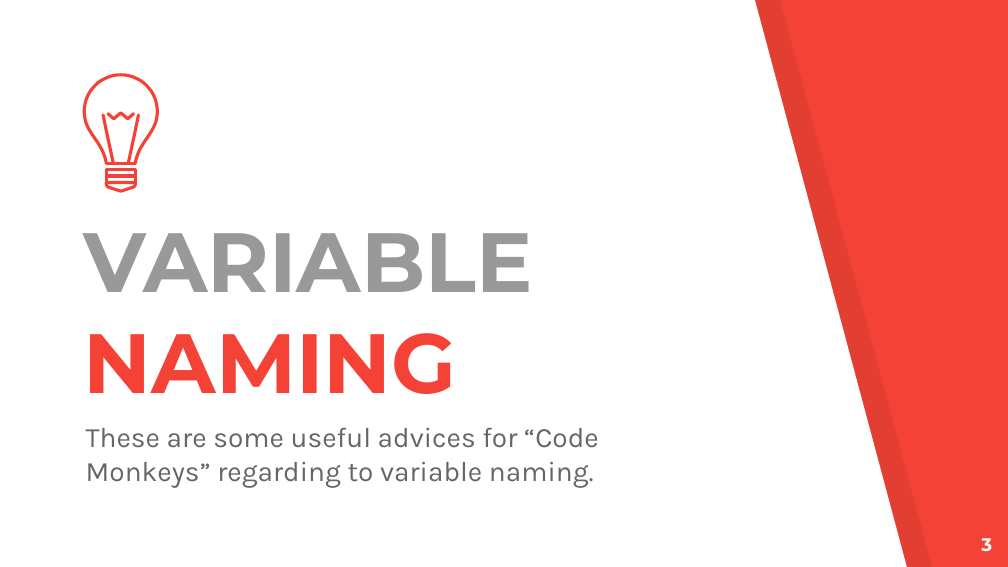
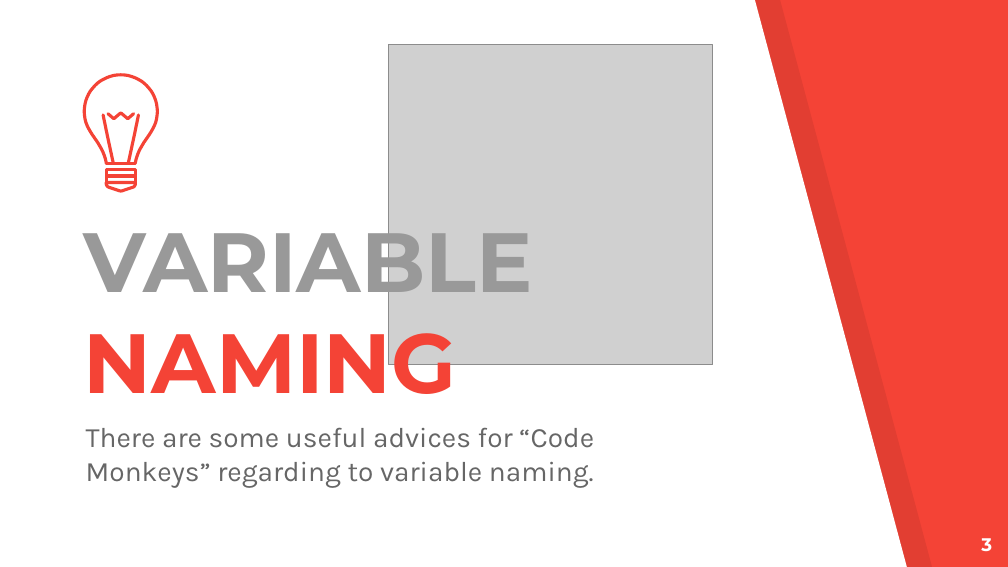
Before and after one commit to green-fox-academy/Jeffery_Jiang, a slide deck: slide 3 of week2/Arviragus · SlidesCarnival.pptx. Drawn at 1008x567 pixels with LibreOffice and Linux fonts; fonts in the diff are those of the drawing; grey boxes stand for pictures. Boxes give left, top, right and bottom in pixels: in the first picture for what was removed or moved away, otherwise in the second. Text is boxed around its words. In the diff, an @@ line names an element or a change of style, - is before the commit and + after.

Commit message:
ppt

```diff
--- a/week2/Arviragus · SlidesCarnival.pptx
+++ b/week2/Arviragus · SlidesCarnival.pptx
@@ picture added at (389, 44, 714, 364) @@
@@ subtitle at (86, 427, 594, 488): text changed @@
-These are some useful advices for “Code Monkeys” regarding to variable naming.
+There are some useful advices for “Code Monkeys” regarding to variable naming.
```
